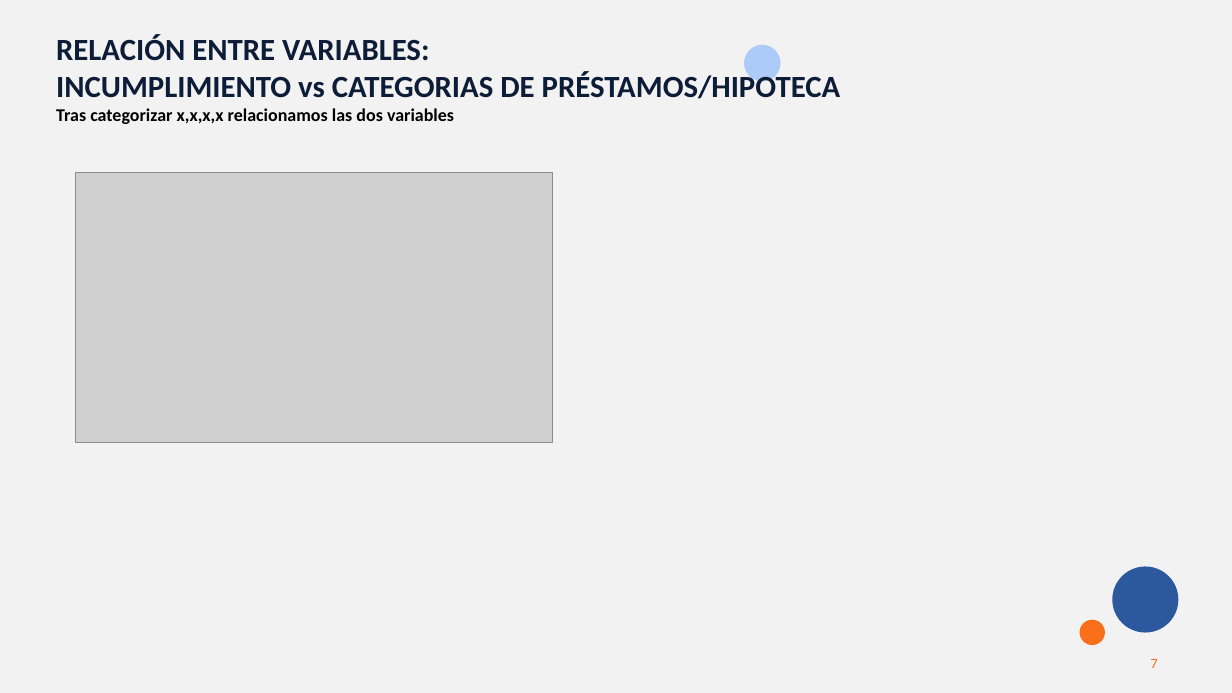
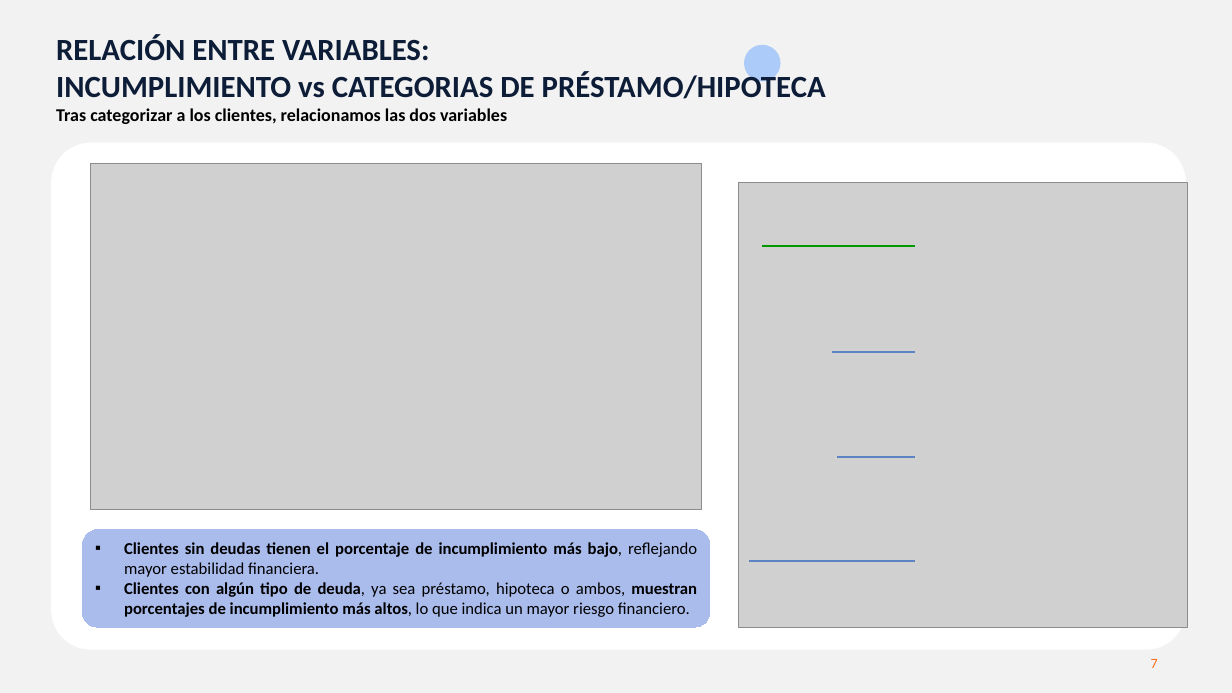
Before and after one commit to MarinaTorba/PersonalDataProrjects, a slide deck: slide 7 of Equip_B/results/S2_Presentacion_Finanzas.pptx. Drawn at 1232x693 pixels with LibreOffice and Linux fonts; fonts in the diff are those of the drawing; grey boxes stand for pictures. Boxes give left, top, right and bottom in pixels: in the first picture for what was removed or moved away, otherwise in the second. Text is boxed around its words. In the diff, an @@ line names an element or a change of style, - is before the commit and + after.

```diff
--- a/Equip_B/results/S2_Presentacion_Finanzas.pptx
+++ b/Equip_B/results/S2_Presentacion_Finanzas.pptx
@@ text at [56, 71, 826, 124]: text changed @@
-INCUMPLIMIENTO vs CATEGORIAS DE PRÉSTAMOS/HIPOTECA
-Tras categorizar x,x,x,x relacionamos las dos variables
+INCUMPLIMIENTO vs CATEGORIAS DE PRÉSTAMO/HIPOTECA
+Tras categorizar a los clientes, relacionamos las dos variables
@@ rounded rectangle added at [51, 142, 1186, 650], fill #FFFFFF @@
@@ picture: place and size @@
-picture at [76, 173, 553, 443]
+picture at [91, 164, 701, 510]
@@ picture added at [738, 183, 1188, 628] @@
@@ line added from (762, 246) to (916, 246), #009900 1.5 pt @@
@@ line added from (833, 352) to (916, 352), #5C83C4 1.5 pt @@
@@ line added from (837, 457) to (916, 457), #5C83C4 1.5 pt @@
@@ rounded rectangle added at [81, 529, 711, 628], fill #AABCEC, outline #FFFFFF 0.75 pt, 13 pt, text #000000, bold @@
+▪ Clientes sin deudas tienen el porcentaje de incumplimiento más bajo, reflejando mayor estabilidad financiera.
+▪ Clientes con algún tipo de deuda, ya sea préstamo, hipoteca o ambos, muestran porcentajes de incumplimiento más altos, lo que indica un mayor riesgo financiero.
@@ line added from (750, 561) to (916, 561), #5C83C4 1.5 pt @@
@@ ellipse removed at [1113, 567, 1179, 633] @@
@@ ellipse removed at [1080, 620, 1104, 645] @@
```
Also in this commit, not shown: 8 other slides changed.
